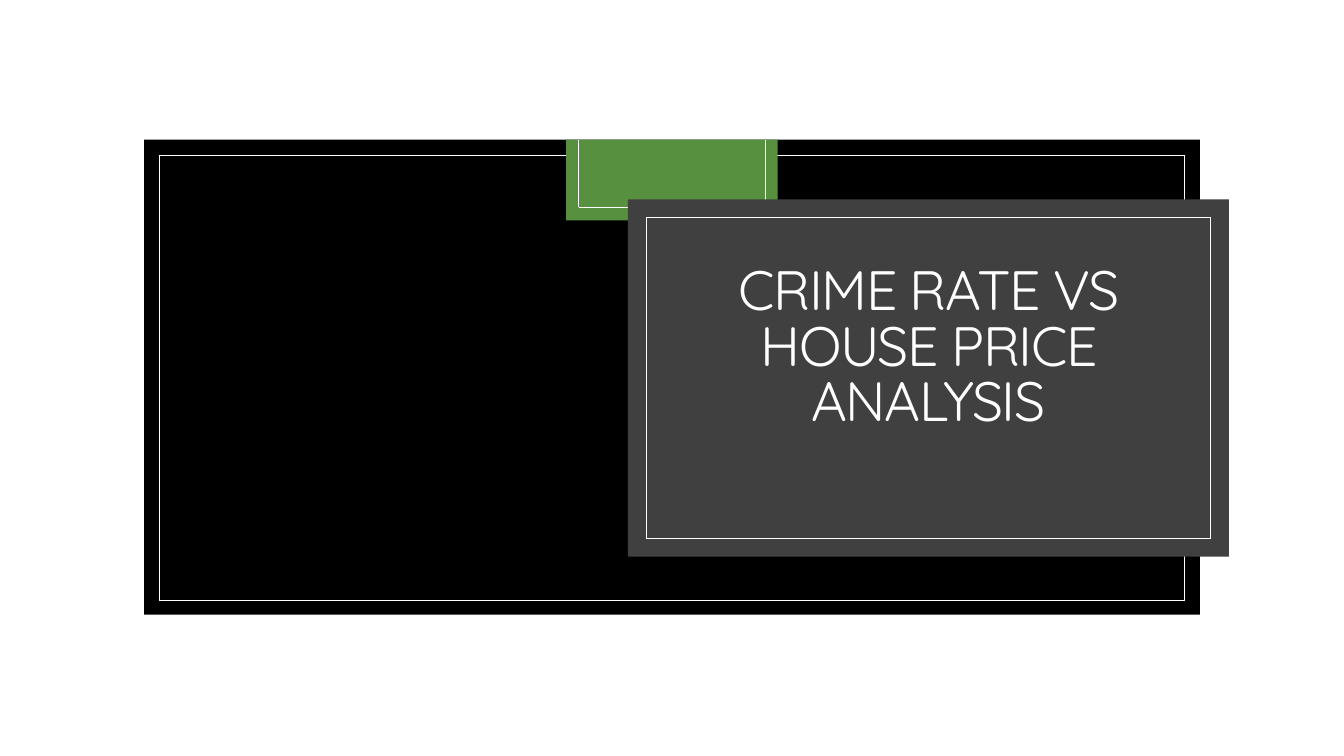
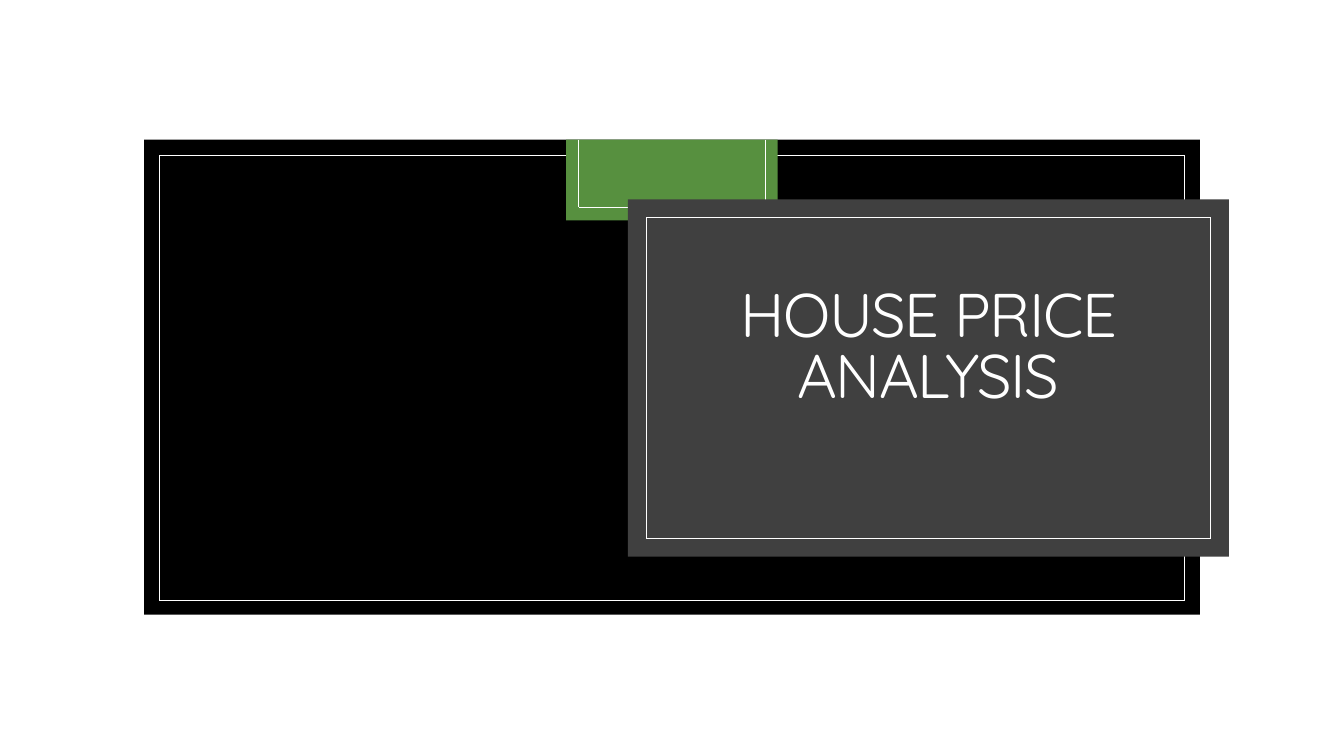
Before and after one commit to Franco1230/Data-Bootcamp-Project-1, a slide deck: slide 1 of Crime Rate Analysis/catherine part.pptx. Drawn at 1344x756 pixels with LibreOffice and Linux fonts; fonts in the diff are those of the drawing; background and template pictures are left out. Boxes give left, top, right and bottom in pixels: in the first picture for what was removed or moved away, otherwise in the second. Text is boxed around its words. In the diff, an @@ line names an element or a change of style, - is before the commit and + after.

```diff
--- a/Crime Rate Analysis/catherine part.pptx
+++ b/Crime Rate Analysis/catherine part.pptx
@@ title at (x1=741, y1=293, x2=1117, y2=399): text changed; size 39.6 to 44 pt @@
-CRIME RATE VS HOUSE PRICE ANALYSIS
+HOUSE PRICE ANALYSIS
```
Also in this commit, not shown: 3 other slides changed, 23 slides added, 5 other files.
